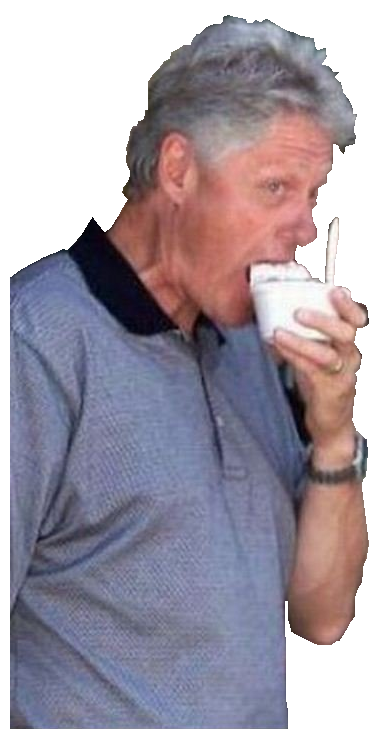
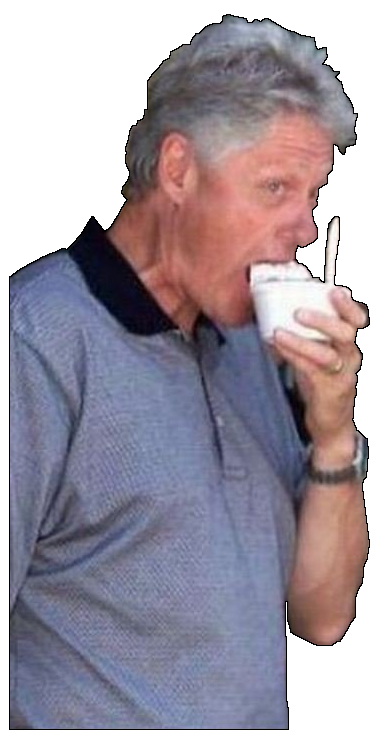
Before/after of a 385 × 739 layered artwork. What changed in the layer stack:
renamed "outline" to "black outline", painted on it over [9, 14, 370, 730]
added layer "white outline" over [9, 14, 370, 730]
